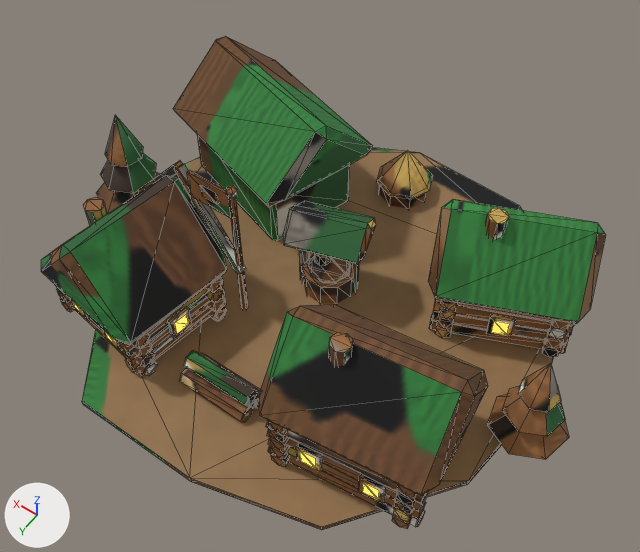
An edit to the glTF model game/assets/models/city_dl2_green.glb, drawn before and after from the same camera.
Before and after are seen from a 50 mm camera at (-0.856, 1.202, 1.967) aimed at (-0.043, 0.063, 0.177). Arrows for +X, +Y and +Z are at lower left; the lights stay in place. The older version comes first. Mesh edges are drawn as thin lines. Vertices at exactly the same position are counted once.

Names of what the first picture shows: 'city_dl2_green'.
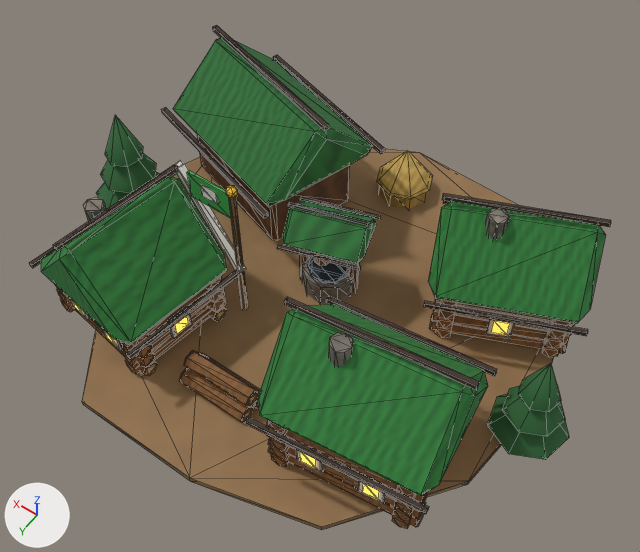
Where the change shows, as pixel boxes (x1, y1, x2, y2) in the pictures (640 x 552 px):
'city_dl2_green', reshaped: before (41, 36, 606, 530); after (29, 25, 611, 530)
part 1 of me_m, added: after (288, 202, 372, 227)
part 2 of me_m, added: after (300, 196, 381, 220)
part 3 of me_m, added: after (277, 245, 361, 271)
part 4 of me_m, built on: before (138, 160, 240, 273); after (29, 25, 611, 514)
part 5 of me_m, surface changed: (41, 38, 606, 530) in both

Diff of the bpy script that builds the scene:
```diff
--- a/game/assets/models/city_dl2_green.glb.py
+++ b/game/assets/models/city_dl2_green.glb.py
@@ me_m @@
 # used by ob_city_dl2_green; location = (0.0, 0.0, 0.0)
-me_m.from_pydata(...)  # 1585 vertices, 2610 faces; spans x -0.76..0.75, y -0.63..0.63, z -0.01..0.48
+me_m.from_pydata(...)  # 1705 vertices, 2790 faces; spans x -0.76..0.75, y -0.63..0.63, z -0.01..0.48
+# me_m part 1: the loose piece of 8 vertices spanning x 0.12..0.34, y 0.12..0.18, z 0.17..0.42 is copied, and the copy is multiplied about its middle by the matrix ((0.397, -0.27, 0.515), (0.233, 0.645, 0.159), (-0.533, 0.081, 0.453)), then moved by (-0.23, -0.19, 0.0); it spans x -0.11..0.11, y -0.08..0.0, z 0.29..0.3
+# me_m part 2: the loose piece of 8 vertices spanning x 0.23..0.4, y -0.44..-0.37, z 0.16..0.17 is copied, and the copy is turned 34.4 degrees about the z axis through its middle and scaled by 1.21, then moved by (-0.29, 0.28, 0.06); it spans x -0.08..0.13, y -0.16..-0.09, z 0.22..0.23
+# me_m part 3: the loose piece of 8 vertices spanning x 0.12..0.34, y 0.12..0.18, z 0.17..0.42 is copied, and the copy is multiplied about its middle by the matrix ((0.397, -0.27, 0.515), (0.233, 0.645, 0.159), (-0.533, 0.081, 0.453)), then moved by (-0.26, -0.1, -0.07); it spans x -0.13..0.08, y 0.01..0.08, z 0.22..0.23
+# me_m part 4
+# 12 faces are deleted
+# 96 vertices are added at x -0.68..0.67, y -0.53..0.53, z 0.17..0.45
+# 156 new faces join them, mat_baked (picture img_bake)
+# me_m part 5: 2574 kept faces spanning x -0.76..0.75, y -0.63..0.63, z -0.01..0.48 get new texture (UV) coordinates
 me_m.materials.append(mat_baked)
```
